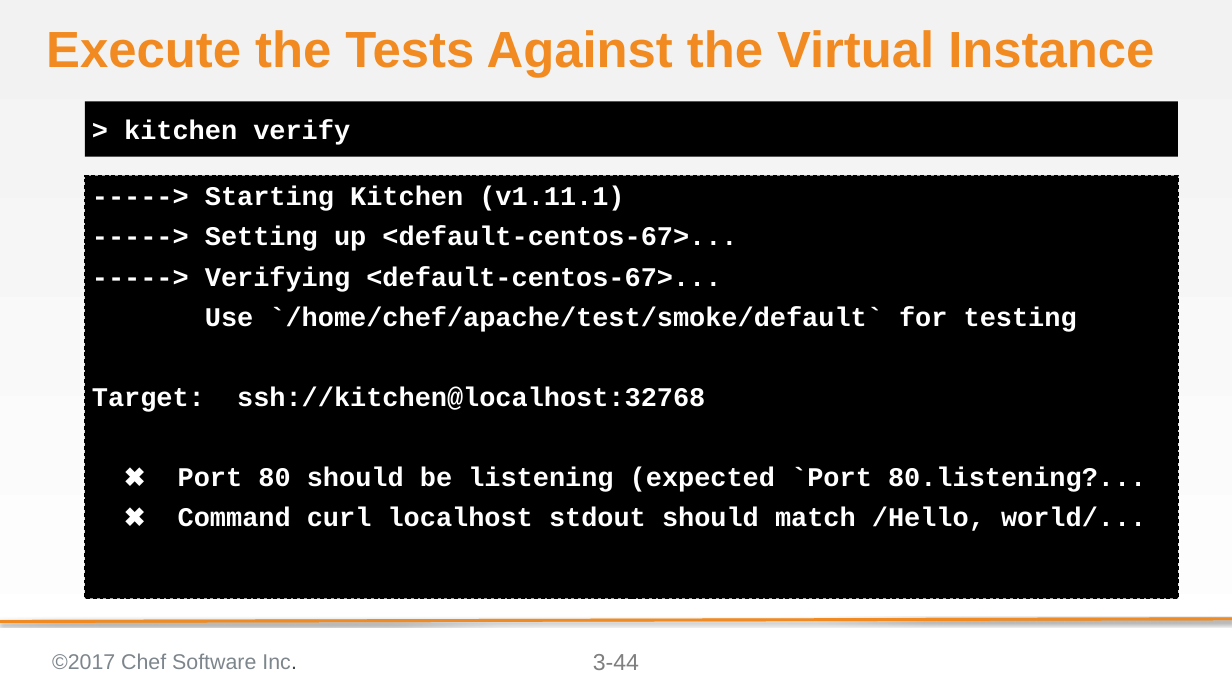
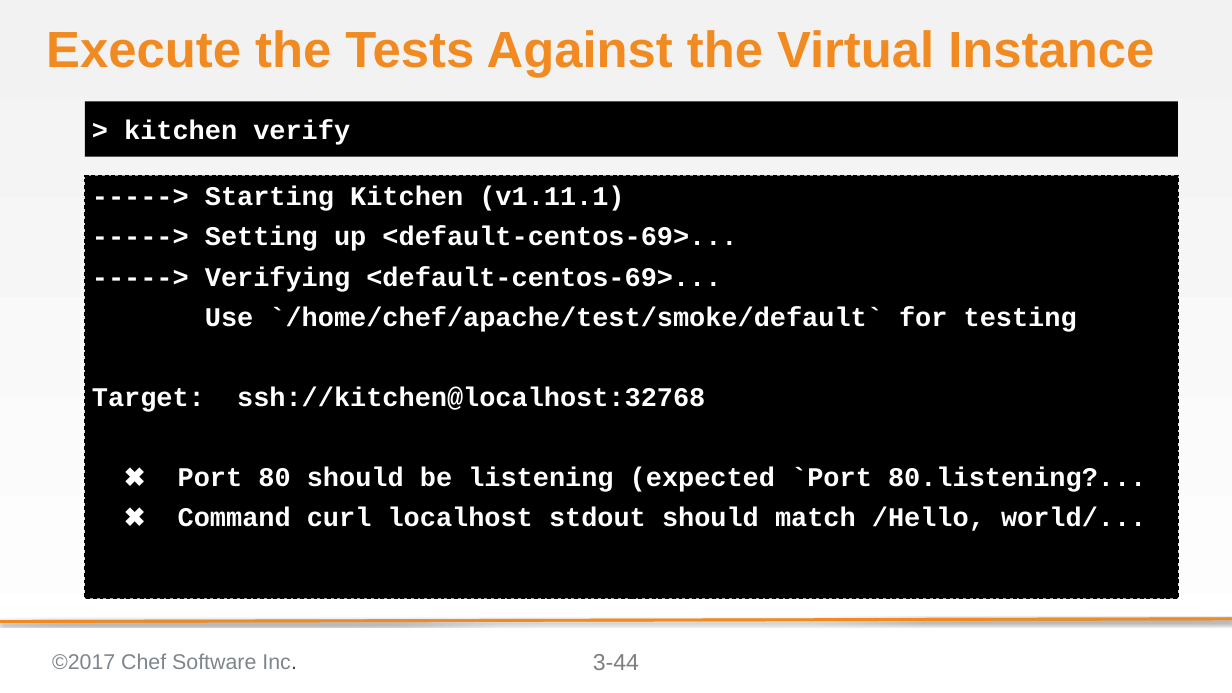
Before and after one commit to ericheiser/chef-intermediate, a slide deck: slide 44 of 03-writing_a_test_first.pptx. Drawn at 1232x693 pixels with LibreOffice and Linux fonts; fonts in the diff are those of the drawing; background and template pictures are left out. Boxes give left, top, right and bottom in pixels: in the first picture for what was removed or moved away, otherwise in the second. Text is boxed around its words. In the diff, an @@ line names an element or a change of style, - is before the commit and + after.

```diff
--- a/03-writing_a_test_first.pptx
+++ b/03-writing_a_test_first.pptx
@@ text at bbox=[205, 227, 737, 292]: text changed @@
------> Setting up <default-centos-67>...
------> Verifying <default-centos-67>...
+-----> Setting up <default-centos-69>...
+-----> Verifying <default-centos-69>...
```
Also in this commit, not shown: 14 other slides changed.
